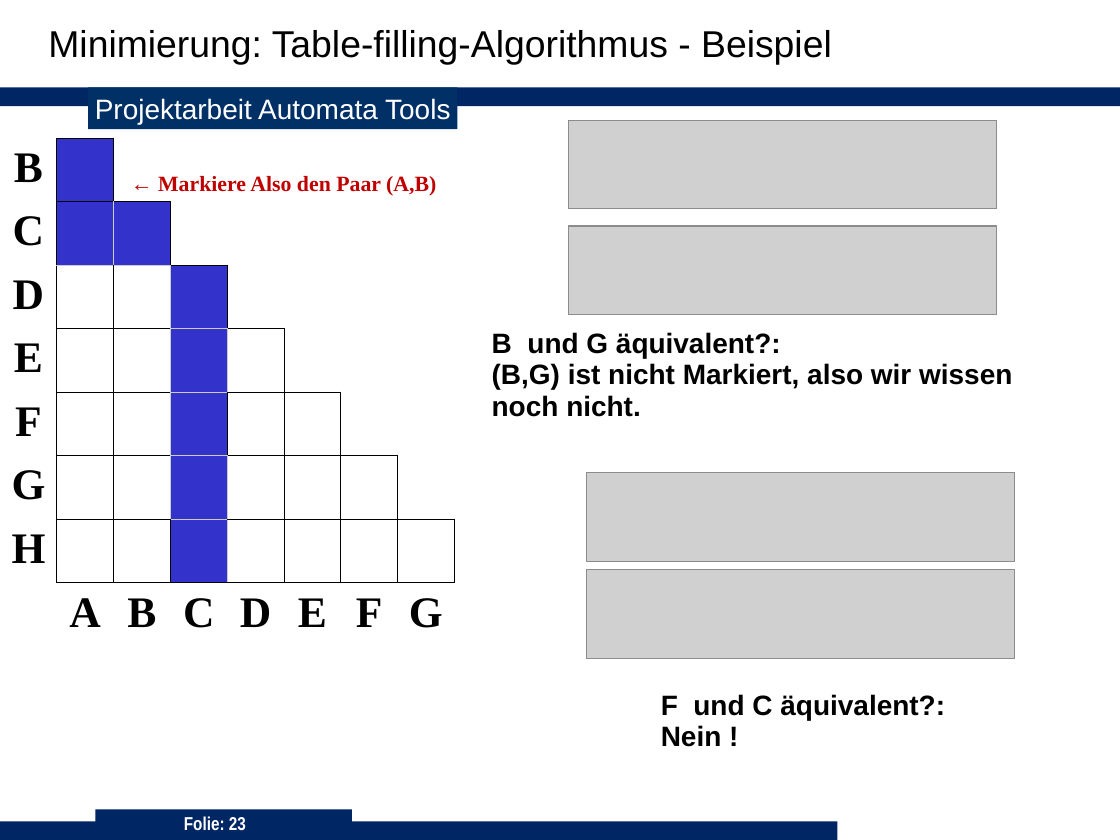
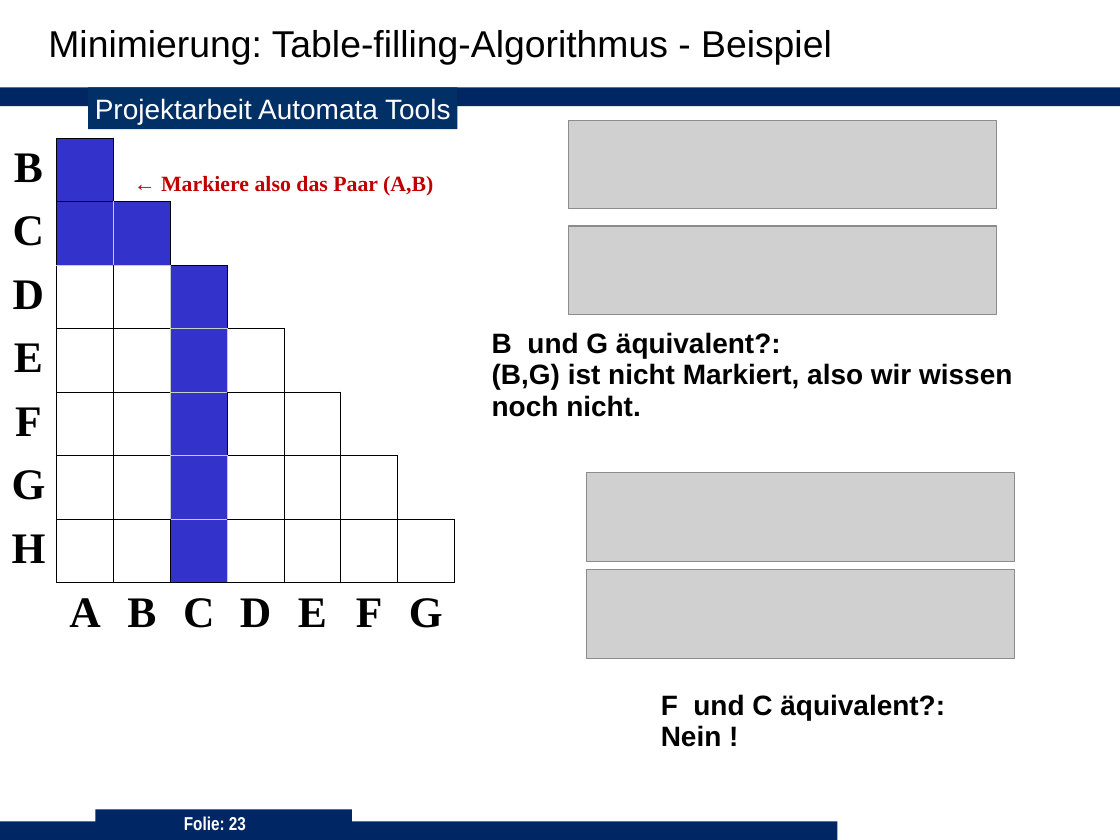
Before and after one commit to 3breadt/UPB-ADT-Automata-Tools, a slide deck: slide 23 of Präsentation/Präsentation_C++ V3.ppt. Drawn at 1120x840 pixels with LibreOffice and Linux fonts; fonts in the diff are those of the drawing; grey boxes stand for pictures; background and template pictures are left out. Boxes give left, top, right and bottom in pixels: in the first picture for what was removed or moved away, otherwise in the second. Text is boxed around its words. In the diff, an @@ line names an element or a change of style, - is before the commit and + after.

```diff
--- a/Präsentation/Präsentation_C++ V3.ppt
+++ b/Präsentation/Präsentation_C++ V3.ppt
@@ table at (0, 138, 457, 645) @@
-row 1, column 3: ← Markiere Also den Paar (A,B)
+row 1, column 3: ← Markiere also das Paar (A,B)
```
Also in this commit, not shown: 2 other slides changed, 1 slide removed.
